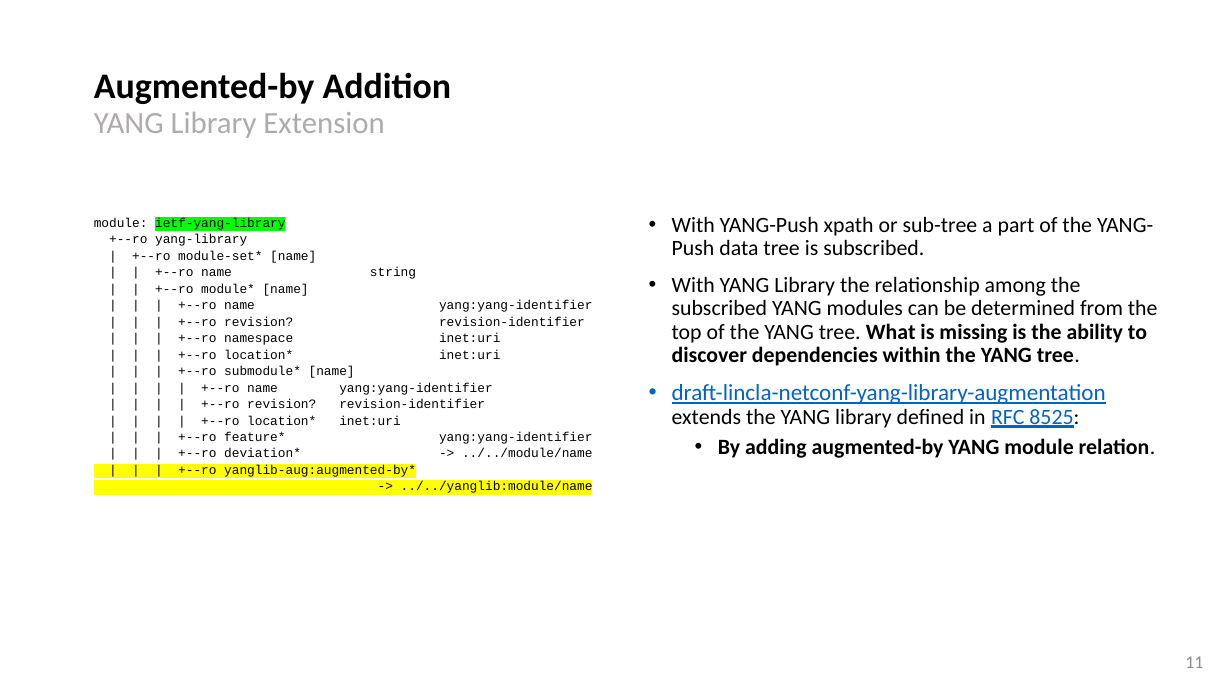
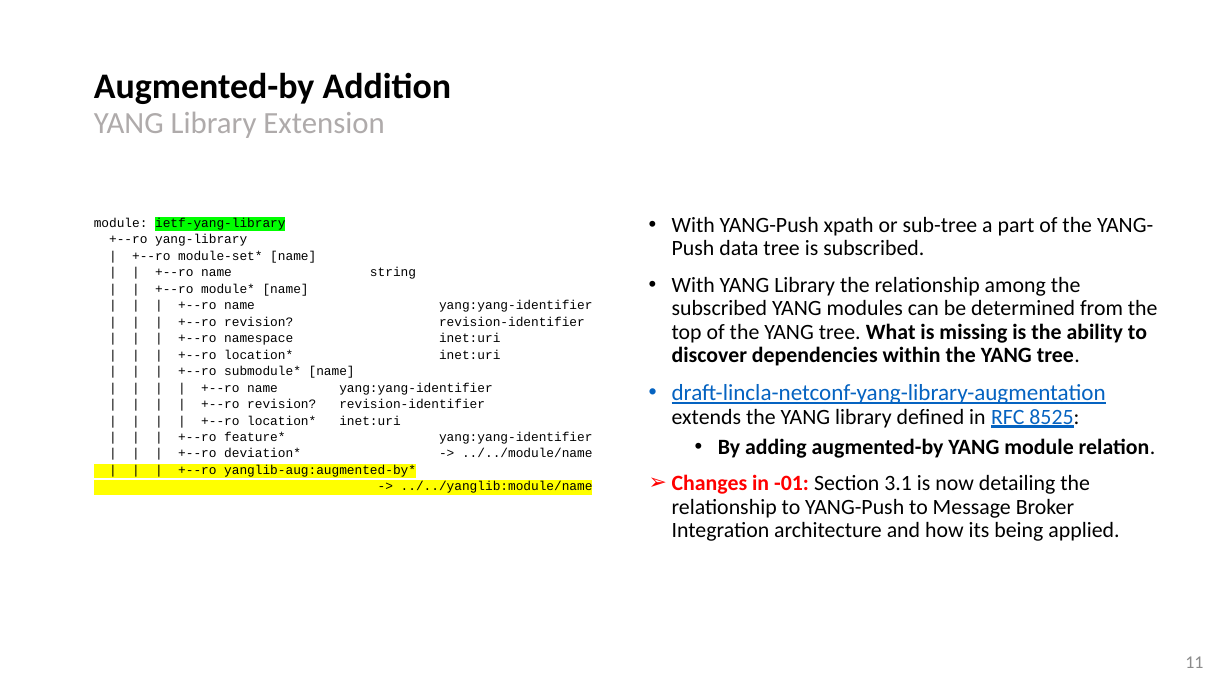
Before and after one commit to network-analytics/ietf-network-analytics-document-status, a slide deck: slide 11 of 120/NMOP/draft-ietf-nmop-yang-message-broker-integration.pptx. Drawn at 1232x693 pixels with LibreOffice and Linux fonts; fonts in the diff are those of the drawing. Boxes give left, top, right and bottom in pixels: in the first picture for what was removed or moved away, otherwise in the second. Text is boxed around its words. In the diff, an @@ line names an element or a change of style, - is before the commit and + after.

Commit message:
updated YANG-Push slides for NETCONF and NMOP

```diff
--- a/120/NMOP/draft-ietf-nmop-yang-message-broker-integration.pptx
+++ b/120/NMOP/draft-ietf-nmop-yang-message-broker-integration.pptx
@@ text at box(672, 474, 1119, 541): paragraph added @@
+➢ Changes in -01: Section 3.1 is now detailing the relationship to YANG-Push to Message Broker Integration architecture and how its being applied.
```
Also in this commit, not shown: 4 other slides changed, 1 slide added, 11 other files.
